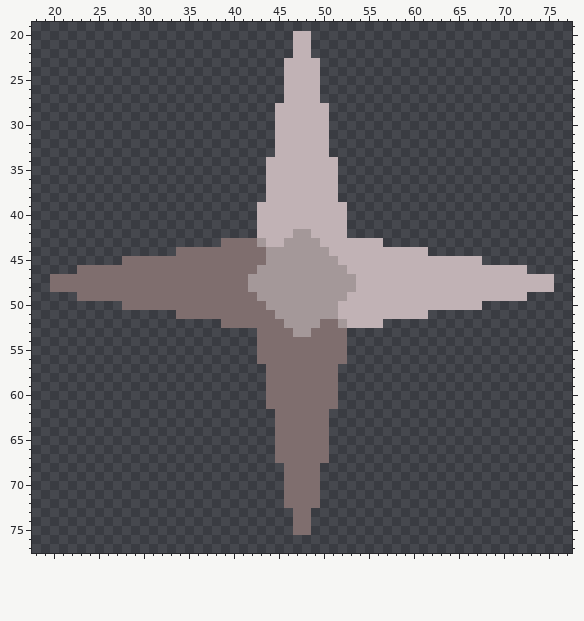
Sprite sheet, stored at sprites/blocks/production/Tumor-Quarry-rotator.png. Above, as it was before the edit.
The file is 96x96 pixels. Shown: x 18..77, y 19..77.
The result:
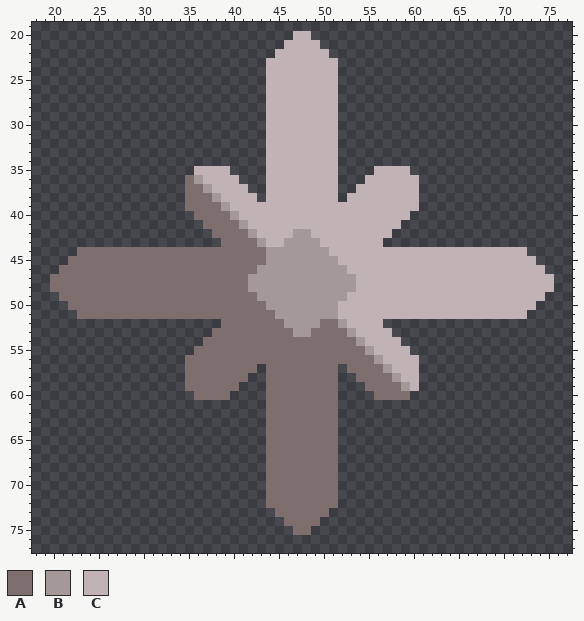
Palette (. is transparent): A #7f6e6e  B #a49899  C #c1b2b5
What changed:
y 21: x 46 . -> C; x 49 . -> C
y 22: x 45..46 .. -> CC; x 49..50 .. -> CC
y 23..27: x 44..45 .. -> CC; x 50..51 .. -> CC
y 28..33: x 44 . -> C; x 51 . -> C
y 35: x 36..39 .... -> CCCC; x 56..59 .... -> CCCC
y 36: x 35..40 ...... -> ABCCCC; x 55..60 ...... -> CCCCCC
y 37: x 35..41 ....... -> AABCCCC; x 54..60 ....... -> CCCCCCC
y 38: x 35..42 ........ -> AAABCCCC; x 53..60 ........ -> CCCCCCCC
y 39: x 35..42 ........ -> AAAABCCC; x 53..60 ........ -> CCCCCCCC
y 40: x 36..42 ....... -> AAAABCC; x 53..59 ....... -> CCCCCCC
y 41: x 37..42 ...... -> AAAABC; x 53..58 ...... -> CCCCCC
y 42: x 38..42 ..... -> AAAAB; x 53..57 ..... -> CCCCC
y 44: x 23..33 ........... -> AAAAAAAAAAA; x 62..72 ........... -> CCCCCCCCCCC
y 45: x 22..27 ...... -> AAAAAA; x 68..73 ...... -> CCCCCC
y 46: x 21..22 .. -> AA; x 73..74 .. -> CC
y 49: x 21..22 .. -> AA; x 73..74 .. -> CC
y 50: x 22..27 ...... -> AAAAAA; x 68..73 ...... -> CCCCCC
y 51: x 23..33 ........... -> AAAAAAAAAAA; x 62..72 ........... -> CCCCCCCCCCC
y 53: x 38..42 ..... -> AAAAA; x 53..57 ..... -> BCCCC
y 54: x 37..42 ...... -> AAAAAA; x 53..58 ...... -> ABCCCC
y 55: x 36..42 ....... -> AAAAAAA; x 53..59 ....... -> AABCCCC
y 56: x 35..42 ........ -> AAAAAAAA; x 53..60 ........ -> AAABCCCC
y 57: x 35..42 ........ -> AAAAAAAA; x 53..60 ........ -> AAAABCCC
y 58: x 35..41 ....... -> AAAAAAA; x 54..60 ....... -> AAAABCC
y 59: x 35..40 ...... -> AAAAAA; x 55..60 ...... -> AAAABC
y 60: x 36..39 .... -> AAAA; x 56..59 .... -> AAAA
y 62..67: x 44 . -> A; x 51 . -> A
y 68..72: x 44..45 .. -> AA; x 50..51 .. -> AA
y 73: x 45..46 .. -> AA; x 49..50 .. -> AA
y 74: x 46 . -> A; x 49 . -> A
Where, in picture pixels (left, top, right, bottom), the same in both pictures:
added: (59, 40, 545, 526)
